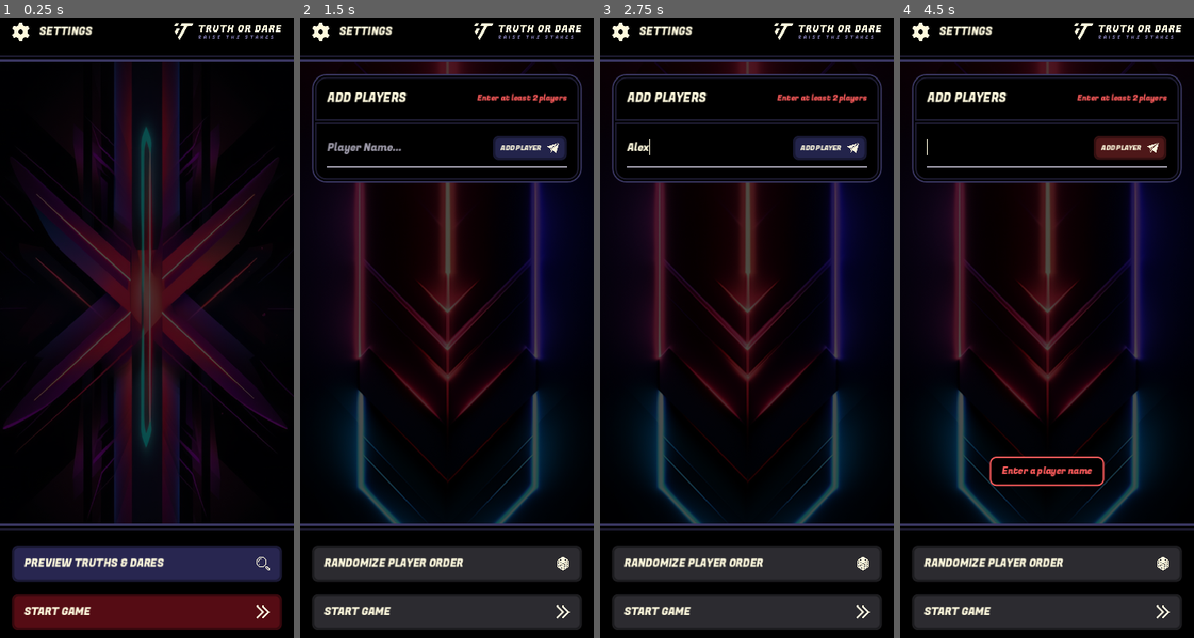
Above: before the commit, frames 1-4 (left to right).
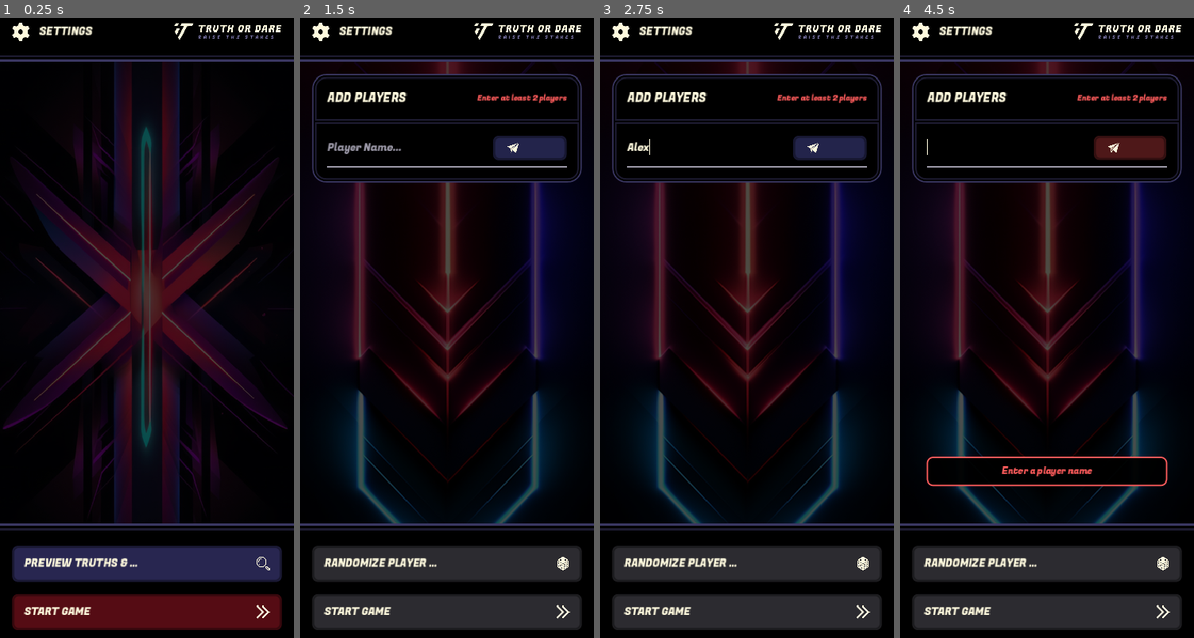
Above: after the commit, the same moments.

Repository: CarlosHenriqueWebdev/TrurthOrDare
Game: Godot game, scene res://scenes/Home.tscn
Same seed, same stepped clock (60 frames per second), same inputs: the game is played once before the commit and once after it.
Inputs (mouse positions are in pixels of both pictures, inside the frame that each line leads up to):
- Up to frame 1 (0.25 s): no input
- Up to frame 2 (1.5 s): click (447, 563) at 0.52 s; click (447, 613) at 1.27 s
- Up to frame 3 (2.75 s): click (705, 148) at 2.02 s; type "Alex" at 2.1 s
- Up to frame 4 (4.5 s): click (1129, 148) at 2.75 s; click (1135, 259) at 3.5 s; click (1129, 148) at 4.25 s

The runs differ from the first frame. In frame 1, 0.2% of the frame differs, in the area x 44-56%, y 87-89%; in frame 2, 0.3%; in frame 3, 0.3%; in frame 4, 1.6%, in the area x 8-92%, y 20-89%.

Commit message:
Cap penalty list sizes; truncate overflowing text
- Design: MAX_PENALTY_GROUPS (6), MAX_PENALTY_OPTIONS_GROUP (6),
  MAX_TOAST_WIDTH (320)
- DataManager: both pass-option loaders enforce the group/option caps;
  extra rows are skipped
- PenaltyDialog: hint line under the title showing the caps
- StyledButton, ToggleButton: internal labels clip with ellipsis
  instead of widening the parent
- ToastManager: messages clip to the toast's fixed width

Diff:
--- a/assets/icons/arrow_up.svg
+++ /dev/null
@@ -1,3 +0,0 @@
-<svg width="18" height="11" viewBox="0 0 18 11" fill="none" xmlns="http://www.w3.org/2000/svg">
-<path fill-rule="evenodd" clip-rule="evenodd" d="M1.65122 10.6523L0 9.00112L9.00111 0L17.9999 9.00112L16.3487 10.6523L9.00111 3.30362L1.65122 10.6523Z" fill="#FFFADE"/>
-</svg>
--- a/autoload/DataManager.gd
+++ b/autoload/DataManager.gd
@@ -79,7 +79,11 @@
 		if group.to_lower().begins_with("header") or group.to_lower() == "group":
 			continue
 		if not new_groups.has(group):
+			if new_groups.size() >= Design.MAX_PENALTY_GROUPS:
+				continue
 			new_groups[group] = []
+		if new_groups[group].size() >= Design.MAX_PENALTY_OPTIONS_GROUP:
+			continue
 		new_groups[group].append(label)
 	f.close()
 	if new_groups.is_empty():
@@ -178,7 +182,11 @@
 		if group.to_lower().begins_with("header") or group.to_lower() == "group":
 			continue
 		if not pass_groups.has(group):
+			if pass_groups.size() >= Design.MAX_PENALTY_GROUPS:
+				continue
 			pass_groups[group] = []
+		if pass_groups[group].size() >= Design.MAX_PENALTY_OPTIONS_GROUP:
+			continue
 		pass_groups[group].append(label)
 	f.close()
 
--- a/autoload/Design.gd
+++ b/autoload/Design.gd
@@ -30,6 +30,11 @@
 # How much to lighten CATEGORY_COLORS to get readable text on black.
 # Higher = brighter but less saturated. Tune to taste (0.0 – 1.0).
 const ODDS_LIGHTEN := 0.45
+
+# --- Limits ---
+const MAX_PENALTY_GROUPS        := 6
+const MAX_PENALTY_OPTIONS_GROUP := 6
+const MAX_TOAST_WIDTH           := 320
 
 # --- Layout ---
 const SIDE_PADDING     := 16
--- a/autoload/ToastManager.gd
+++ b/autoload/ToastManager.gd
@@ -37,6 +37,7 @@
 
 	var panel := PanelContainer.new()
 	panel.mouse_filter = Control.MOUSE_FILTER_IGNORE
+	panel.size_flags_horizontal = Control.SIZE_SHRINK_CENTER
 	var sb := StyleBoxFlat.new()
 	sb.bg_color = Color(Design.BLACK.r, Design.BLACK.g, Design.BLACK.b, 0.95)
 	sb.border_width_left   = 2
@@ -59,6 +60,11 @@
 	lbl.text = text
 	Design.apply_label(lbl, 12, text_color)
 	lbl.horizontal_alignment = HORIZONTAL_ALIGNMENT_CENTER
+	lbl.autowrap_mode = TextServer.AUTOWRAP_OFF
+	lbl.clip_text = true
+	lbl.text_overrun_behavior = TextServer.OVERRUN_TRIM_ELLIPSIS
+	# Force a fixed inner width so long messages clip with "…".
+	lbl.custom_minimum_size.x = Design.MAX_TOAST_WIDTH - 32
 	lbl.mouse_filter = Control.MOUSE_FILTER_IGNORE
 	panel.add_child(lbl)
 
--- a/scripts/components/penalty_dialog.gd
+++ b/scripts/components/penalty_dialog.gd
@@ -28,6 +28,14 @@
 	col.add_theme_constant_override("separation", 12)
 
 	col.add_child(_make_title_row())
+
+	var hint := Label.new()
+	hint.text = "Max %d groups · %d options each" % [
+		Design.MAX_PENALTY_GROUPS,
+		Design.MAX_PENALTY_OPTIONS_GROUP,
+	]
+	Design.apply_label(hint, 10, Design.GRAY)
+	col.add_child(hint)
 	col.add_child(_spacer(4))
 
 	var groups := DataManager.pass_groups.keys()
--- a/scripts/components/styled_button.gd
+++ b/scripts/components/styled_button.gd
@@ -79,6 +79,9 @@
 			lbl.size_flags_horizontal = Control.SIZE_SHRINK_BEGIN
 		else:
 			lbl.size_flags_horizontal = Control.SIZE_EXPAND_FILL
+		# Truncate with ellipsis if the text won't fit.
+		lbl.clip_text = true
+		lbl.text_overrun_behavior = TextServer.OVERRUN_TRIM_ELLIPSIS
 		lbl.mouse_filter = Control.MOUSE_FILTER_IGNORE
 		row.add_child(lbl)
 
--- a/scripts/components/toggle_button.gd
+++ b/scripts/components/toggle_button.gd
@@ -39,6 +39,8 @@
 	lbl.horizontal_alignment = HORIZONTAL_ALIGNMENT_CENTER
 	lbl.vertical_alignment = VERTICAL_ALIGNMENT_CENTER
 	lbl.set_anchors_and_offsets_preset(Control.PRESET_FULL_RECT)
+	lbl.clip_text = true
+	lbl.text_overrun_behavior = TextServer.OVERRUN_TRIM_ELLIPSIS
 	lbl.mouse_filter = Control.MOUSE_FILTER_IGNORE
 	add_child(lbl)
 
Not shown, removed: assets/icons/arrow_up.svg.import
